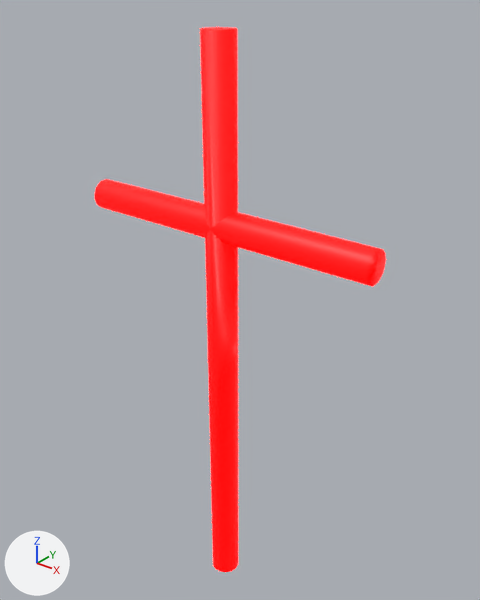
Before and after pictures for a commit that changed the glTF model Digital Twin/models/cross.glb.
Camera for both pictures: a 50 mm lens placed at (7.75, -9.12, 12.0), pointed at (0.01, 0.55, 6.01). The axes (+X, +Y, +Z) are drawn at lower left. The lights are the same throughout. The picture after the commit comes second. Where no turn or scale is listed for an object, it has been applied to the vertices.
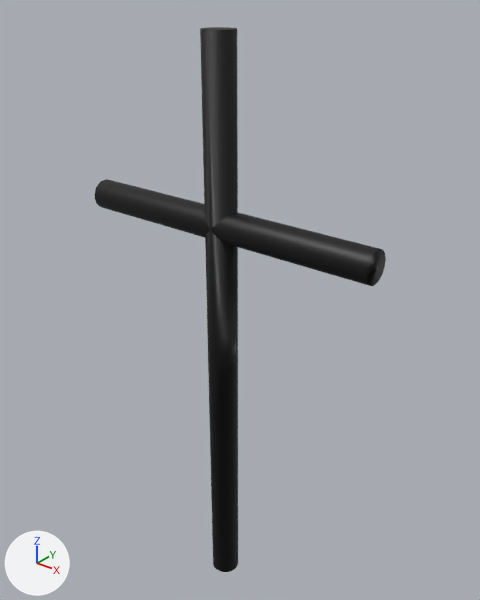
The newer file is also turned or shifted as a whole; pictures and numbers use the older file's frame.

Location of each change, (x1, y1, x2, y2) in pixels of the pictures (480 x 600 px):
```json
{"object": "Object_4", "change": "recoloured", "before": [95, 27, 386, 572], "after": [95, 27, 386, 572], "on screen": "darker"}
```

Edits to the scene script, one JSON object a line:
```json
{"op": "add", "block": "mat_material", "code": ["mat_material = principled_material('Material')", "mat_material.base_color = (0.0, 0.0, 0.0)  # black #000000"]}
{"block": "me_object_0", "where": "me_object_0.from_pydata(...)  # 128 vertices, 248 faces; spans x -3.27..3.27, y -0.31..0.31, z -8.74..3.45"}
{"op": "remove", "block": "me_object_0", "code": "me_object_0.materials.append(mat_glow)"}
{"op": "add", "block": "me_object_0", "code": "me_object_0.materials.append(mat_material)  # black #000000"}
```
